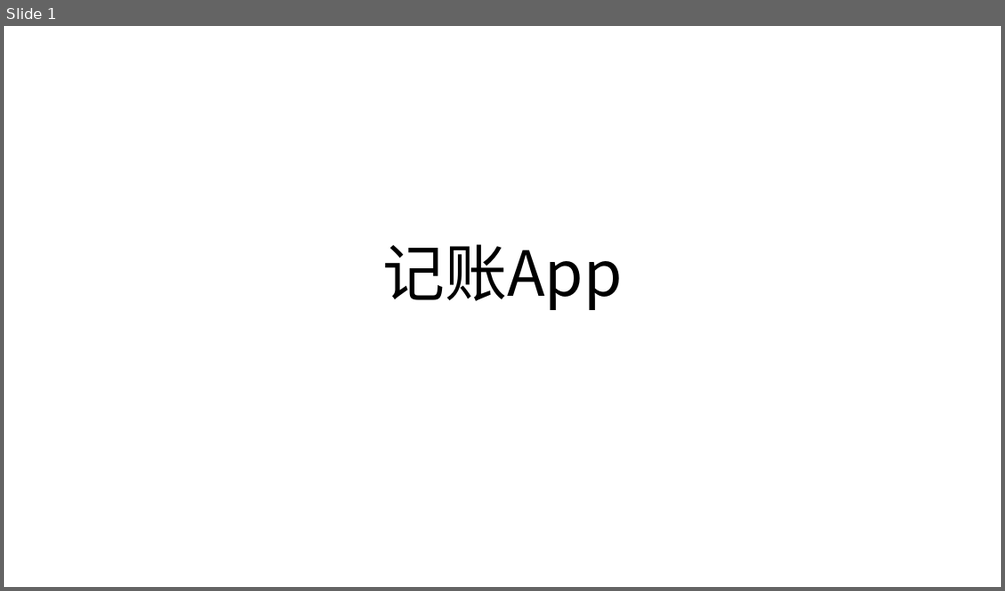
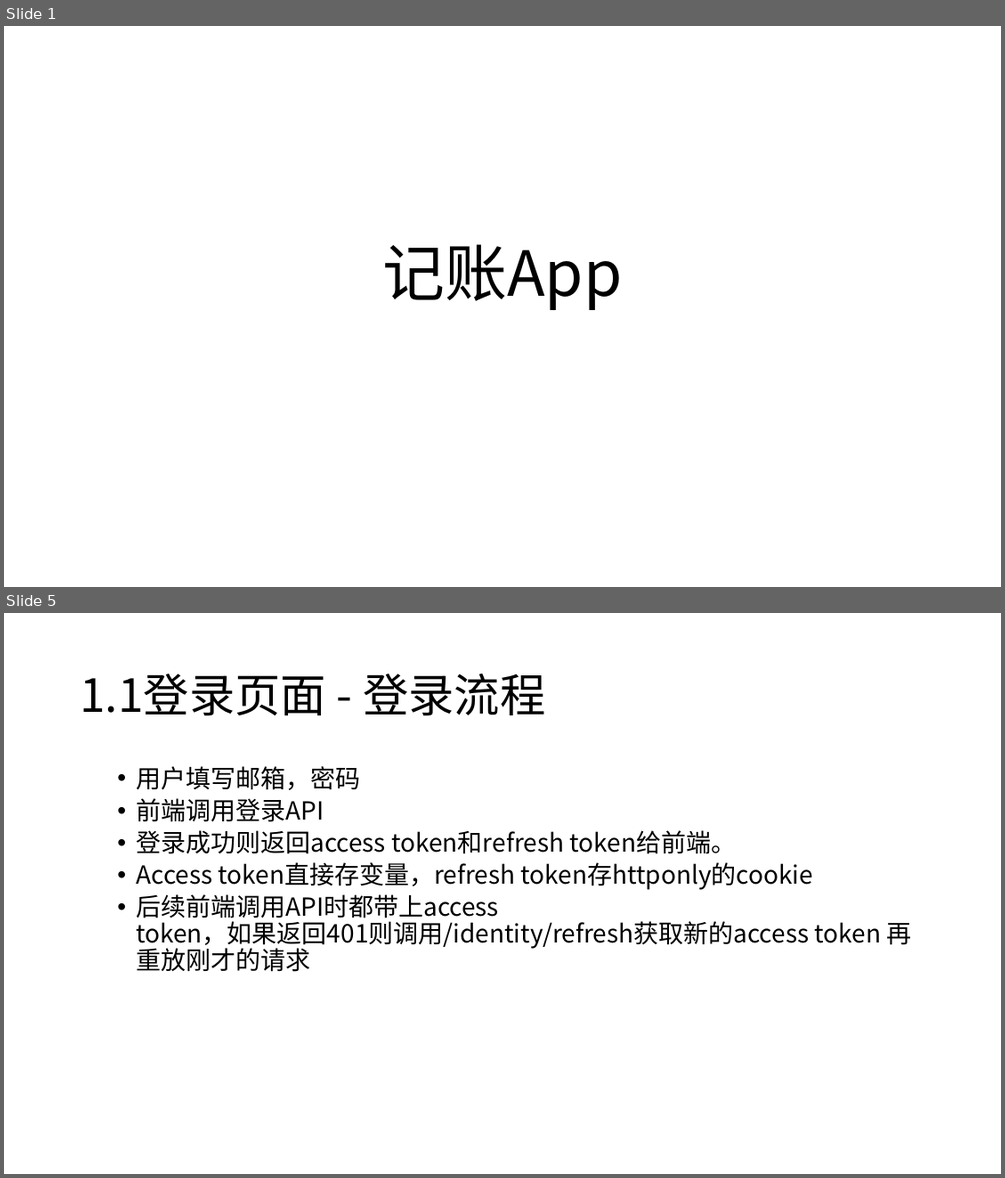
Before and after one commit to w9029/expense_statistics, a slide deck: documents/expenseWebsiteScript.pptx. Shown one above the other, each under a label of ours: slide 1 before the commit, slides 1 and 5 after it; the slides between them are not shown. The pictures are 1005x591 and 1005x1178 pixels, drawn with LibreOffice and Linux fonts; fonts in the diff are those of the drawing. Boxes give left, top, right and bottom in pixels: in the first picture for what was removed or moved away, otherwise in the second. Text is boxed around its words. In the diff, an @@ line names an element or a change of style, - is before the commit and + after.

```diff
--- a/documents/expenseWebsiteScript.pptx
+++ b/documents/expenseWebsiteScript.pptx
@@ slide 5 added at (x1=4, y1=613, x2=1001, y2=1174), background #FFFFFF @@
@@ title added at (x1=80, y1=674, x2=545, y2=716), 44 pt, text #000000 @@
+1.1登录页面 - 登录流程
@@ text added at (x1=136, y1=766, x2=911, y2=972), 24 pt, text #000000 @@
+  • 用户填写邮箱，密码
+  • 前端调用登录API
+  • 登录成功则返回access token和refresh token给前端。
+  • Access token直接存变量，refresh token存httponly的cookie
+  • 后续前端调用API时都带上access token，如果返回401则调用/identity/refresh获取新的access token 再重放刚才的请求
```
Also in this commit, not shown: 3 slides changed, 19 other slides added, 3 slides removed, 21 other files.
